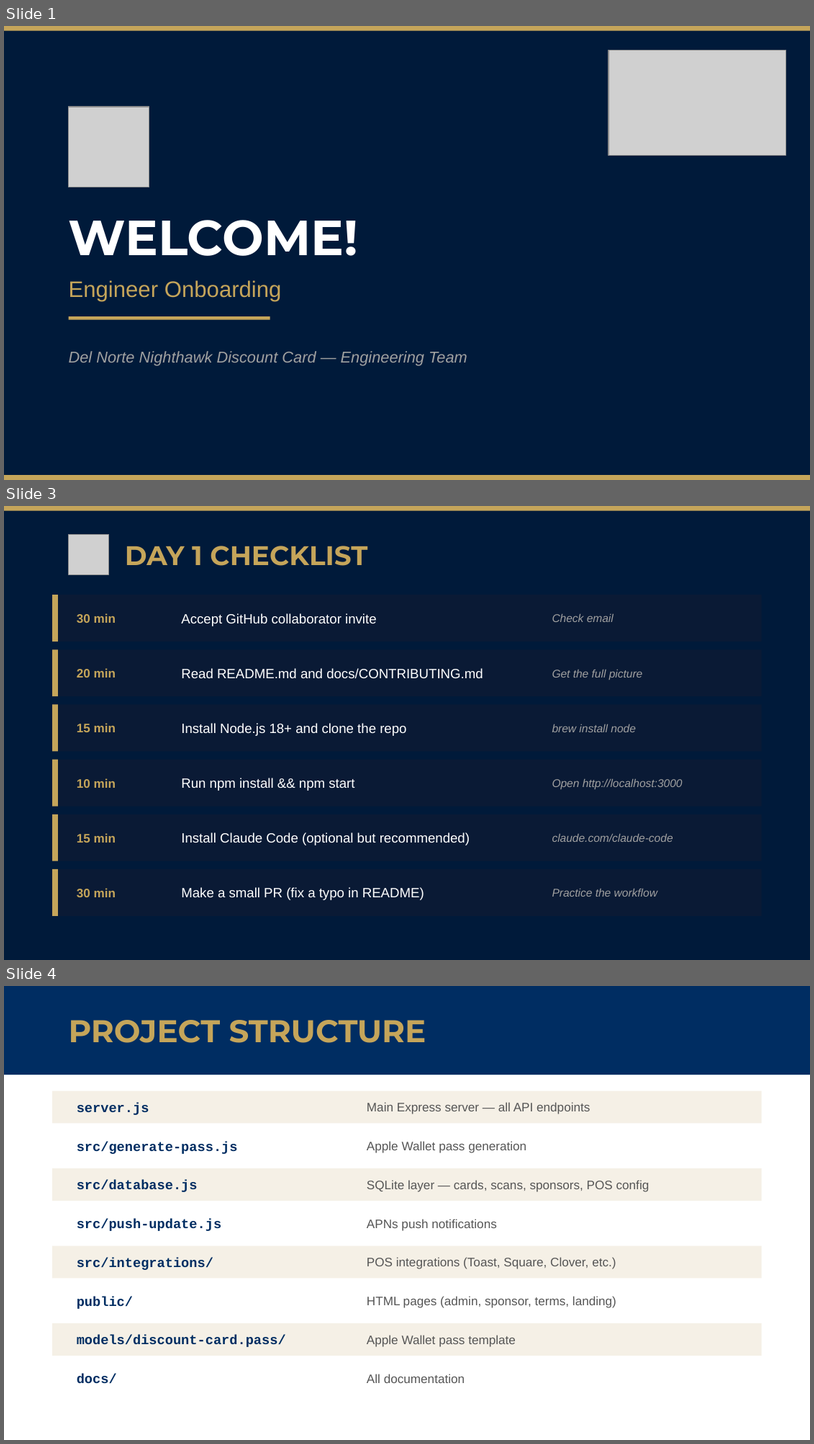
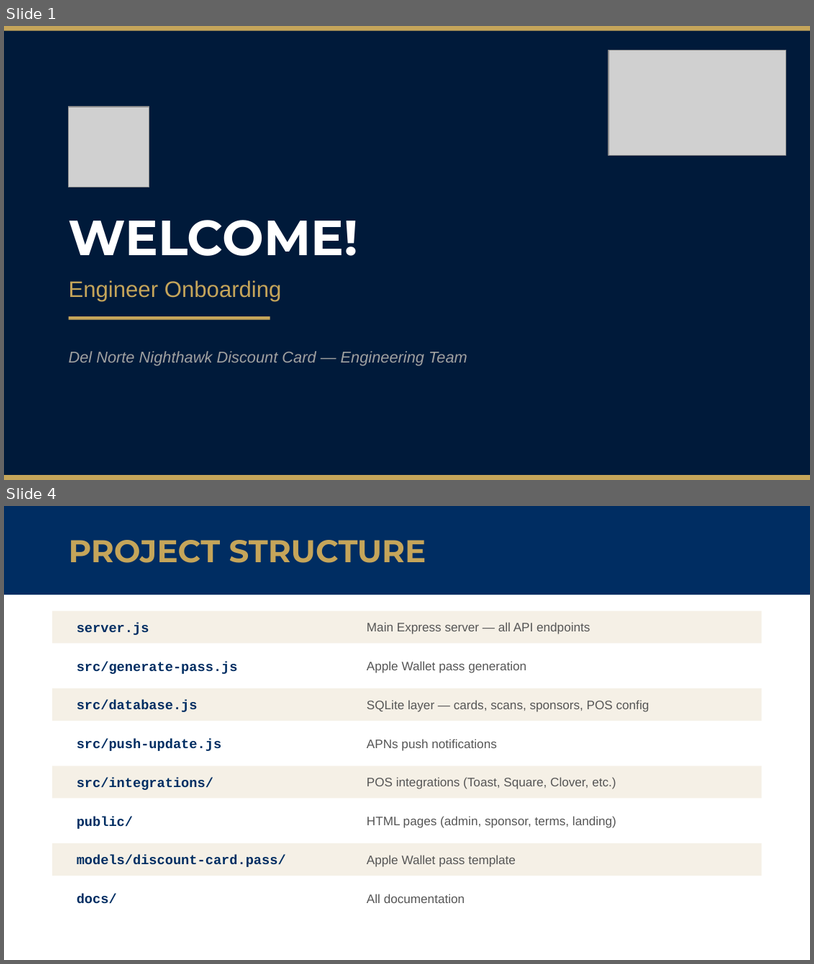
Before and after one commit to hoserR9/school-discount-pass, a slide deck: pitch/Del-Norte-Engineer-Onboarding.pptx. Shown one above the other, each under a label of ours: slides 1, 3 and 4 before the commit, slides 1 and 4 after it; the slides between them are not shown. The pictures are 814x1444 and 814x964 pixels, drawn with LibreOffice and Linux fonts; fonts in the diff are those of the drawing; grey boxes stand for pictures. Boxes give left, top, right and bottom in pixels: in the first picture for what was removed or moved away, otherwise in the second. Text is boxed around its words. In the diff, an @@ line names an element or a change of style, - is before the commit and + after.

```diff
--- a/pitch/Del-Norte-Engineer-Onboarding.pptx
+++ b/pitch/Del-Norte-Engineer-Onboarding.pptx
@@ slide 3 removed at [4,506,810,960], background #001A3A @@
@@ rectangle removed at [4,506,810,511] @@
@@ picture removed at [69,534,109,574] @@
@@ text removed at [125,546,368,566] @@
-DAY 1 CHECKLIST
@@ rectangle removed at [52,595,762,641] @@
@@ rectangle removed at [52,595,58,641] @@
@@ text removed at [77,613,116,623] @@
-30 min
@@ text removed at [181,613,376,626] @@
-Accept GitHub collaborator invite
@@ text removed at [553,613,614,622] @@
-Check email
@@ rectangle removed at [52,649,762,696] @@
@@ rectangle removed at [52,649,58,696] @@
@@ text removed at [77,668,116,677] @@
-20 min
@@ text removed at [181,668,483,679] @@
-Read README.md and docs/CONTRIBUTING.md
@@ text removed at [553,669,643,680] @@
-Get the full picture
@@ rectangle removed at [52,705,762,751] @@
@@ rectangle removed at [52,705,58,751] @@
@@ text removed at [77,723,116,732] @@
-15 min
@@ text removed at [181,723,406,736] @@
-Install Node.js 18+ and clone the repo
@@ text removed at [553,723,636,732] @@
-brew install node
@@ rectangle removed at [52,759,762,806] @@
@@ rectangle removed at [52,759,58,806] @@
@@ text removed at [77,778,116,788] @@
-10 min
@@ text removed at [181,777,355,790] @@
-Run npm install && npm start
@@ text removed at [553,778,683,789] @@
-Open http://localhost:3000
@@ rectangle removed at [52,814,762,861] @@
@@ rectangle removed at [52,814,58,861] @@
@@ text removed at [77,833,116,842] @@
-15 min
@@ text removed at [181,832,470,845] @@
-Install Claude Code (optional but recommended)
@@ text removed at [553,833,674,842] @@
-claude.com/claude-code
@@ rectangle removed at [52,869,762,916] @@
@@ rectangle removed at [52,869,58,916] @@
@@ text removed at [77,888,116,897] @@
-30 min
@@ text removed at [181,887,424,900] @@
-Make a small PR (fix a typo in README)
@@ text removed at [553,888,658,896] @@
-Practice the workflow
```
Also in this commit, not shown: 6 slides changed, 1 slide added, 5 other files.
